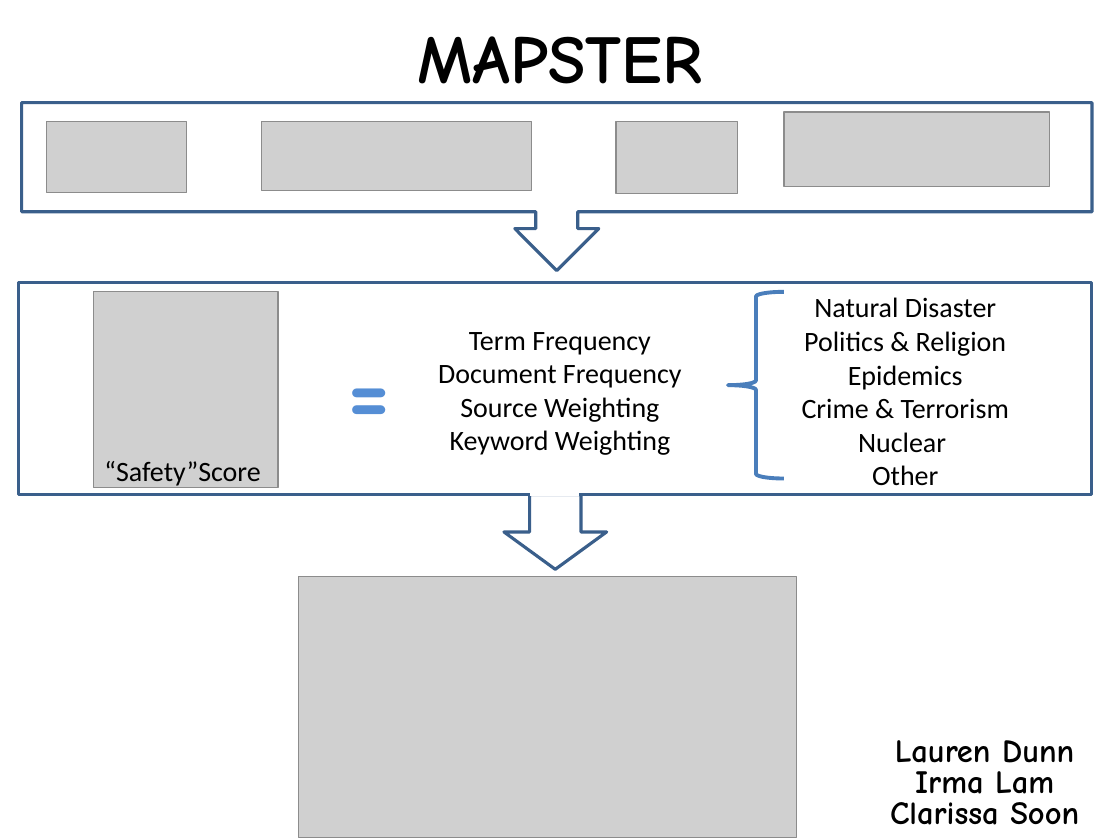
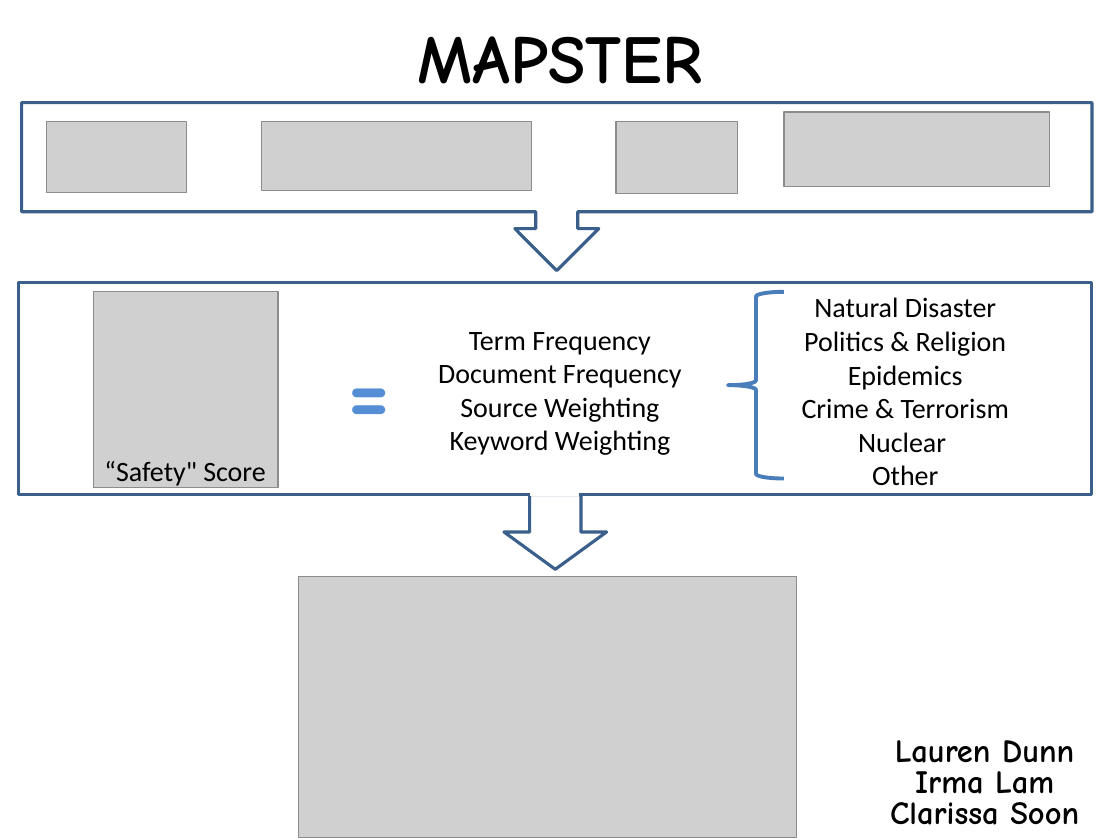
Before and after one commit to ilh19/mapster, a slide deck: slide 2 of trunk/submission/MapsterSlides.pptx. Drawn at 1120x840 pixels with LibreOffice and Linux fonts; fonts in the diff are those of the drawing; grey boxes stand for pictures; background and template pictures are left out. Boxes give left, top, right and bottom in pixels: in the first picture for what was removed or moved away, otherwise in the second. Text is boxed around its words. In the diff, an @@ line names an element or a change of style, - is before the commit and + after.

Commit message:
Added 'Safety' score

```diff
--- a/trunk/submission/MapsterSlides.pptx
+++ b/trunk/submission/MapsterSlides.pptx
@@ text at (104, 461, 265, 488): text changed @@
-“Safety”Score
+“Safety" Score
```
